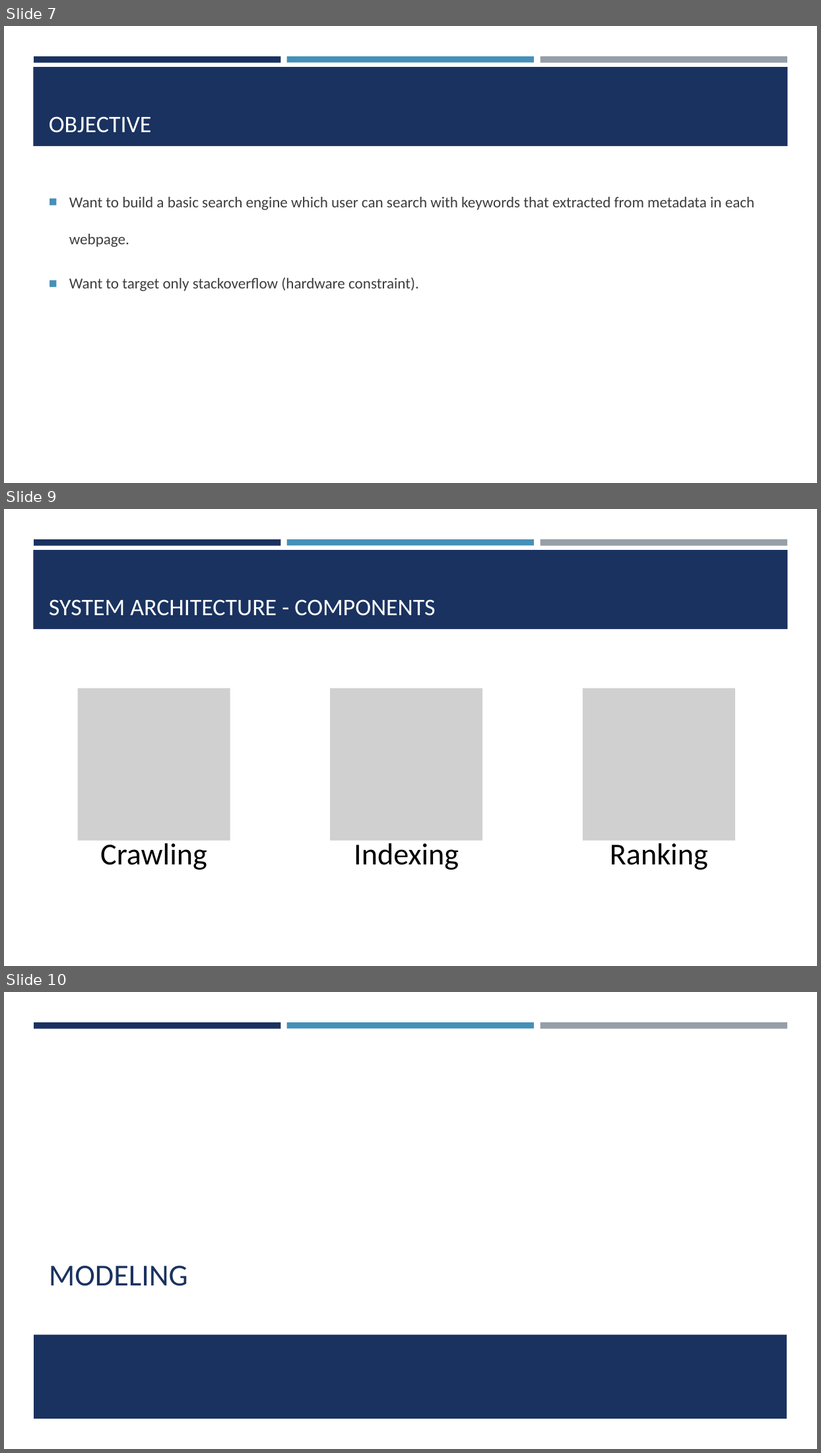
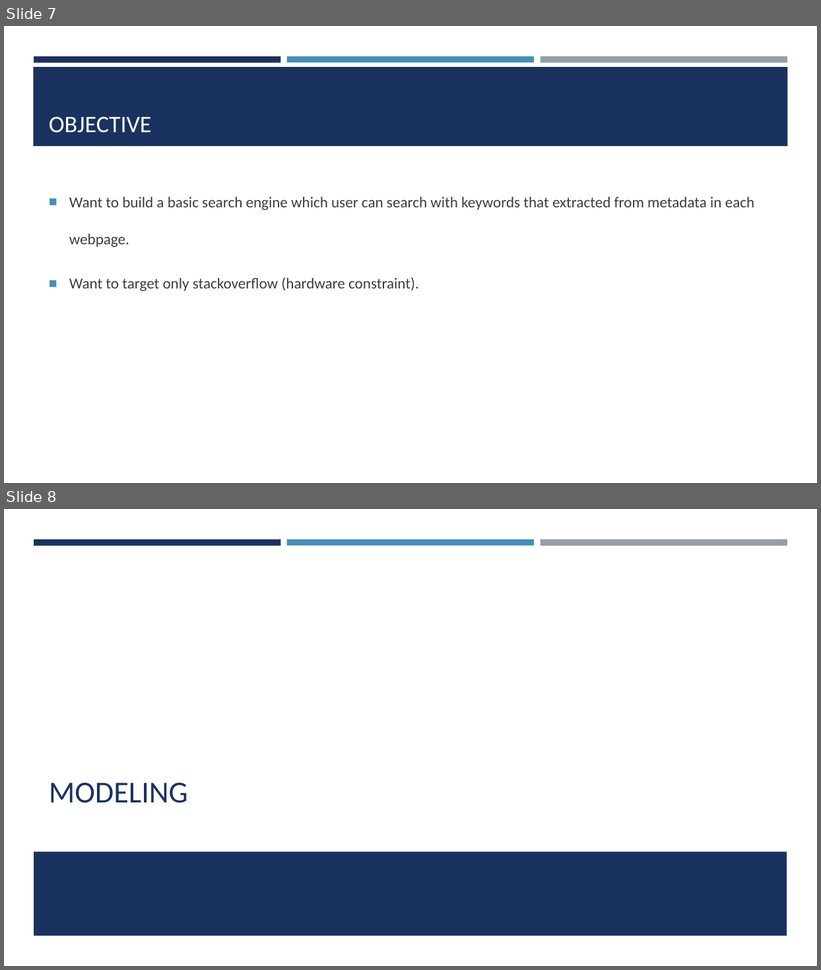
Before and after one commit to seakmengc/find_me, a slide deck: docs/find_me.pptx. Shown one above the other, each under a label of ours: slides 7, 9 and 10 before the commit, slides 7 and 8 after it; the slides between them are not shown. The pictures are 821x1453 and 821x970 pixels, drawn with LibreOffice and Linux fonts; fonts in the diff are those of the drawing; grey boxes stand for pictures. Boxes give left, top, right and bottom in pixels: in the first picture for what was removed or moved away, otherwise in the second. Text is boxed around its words. In the diff, an @@ line names an element or a change of style, - is before the commit and + after.

```diff
--- a/docs/find_me.pptx
+++ b/docs/find_me.pptx
@@ slide 9 removed at (4,509,817,966), background #FFFFFF; not listed: 4 template elements that a slide beside it also shows @@
@@ title removed at (49,599,435,616) @@
-SYSTEM ARCHITECTURE - COMPONENTS
@@ group removed at (78,689,735,870): 3 pictures, 3 texts @@
-Crawling
-Indexing
-Ranking
@@ what was slide 10 is now slide 8 @@
```
Also in this commit, not shown: 2 slides changed, 1 other slide removed, 3 other files.
